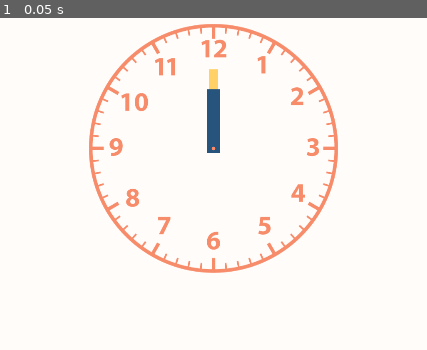
Above: before the commit, frame 1.
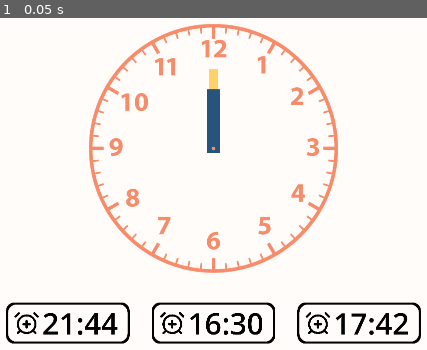
Above: after the commit, the same moment.

Repository: TheDedemon/Clockwise
Game: Godot game, scene res://nodes/screens/gameplay_screen.tscn
Two runs of this game, one before a commit and one after it. Both use one fixed random seed, a clock stepped at 60 frames per second and the inputs below.
Inputs:
- Up to frame 1 (0.05 s): no input

The runs differ from the first frame. In frame 1, 3.8% of the frame differs, in the area x 1-99%, y 85-99%.

Commit message:
add: goal, gameplay and fix clock

Diff:
--- /dev/null
+++ b/nodes/goal.tscn
@@ -0,0 +1,36 @@
+[gd_scene load_steps=5 format=3 uid="uid://cavro8vkhq0lt"]
+
+[ext_resource type="Texture2D" uid="uid://x130xrr1jjk1" path="res://arts/border.png" id="1_8qh2u"]
+[ext_resource type="Texture2D" uid="uid://dwkhd6vcgbp4l" path="res://arts/alarm-clock-check-white.png" id="2_81rjf"]
+[ext_resource type="Script" path="res://scripts/goal.gd" id="2_a7l7n"]
+[ext_resource type="Texture2D" uid="uid://de2g72hnbxsot" path="res://arts/alarm-clock-plus-white.png" id="3_3ibm7"]
+
+[node name="Goal" type="Sprite2D" node_paths=PackedStringArray("label", "normal_alarm_sprite", "completed_alarm_sprite")]
+modulate = Color(0, 0, 0, 1)
+scale = Vector2(0.33, 0.33)
+texture = ExtResource("1_8qh2u")
+script = ExtResource("2_a7l7n")
+label = NodePath("Label")
+normal_alarm_sprite = NodePath("Alarm-clock-plus-white")
+completed_alarm_sprite = NodePath("Alarm-clock-check-white")
+
+[node name="Alarm-clock-plus-white" type="Sprite2D" parent="."]
+position = Vector2(-300, 0)
+scale = Vector2(0.375, 0.375)
+texture = ExtResource("3_3ibm7")
+
+[node name="Alarm-clock-check-white" type="Sprite2D" parent="."]
+visible = false
+position = Vector2(-300, 0)
+scale = Vector2(0.375, 0.375)
+texture = ExtResource("2_81rjf")
+
+[node name="Label" type="Label" parent="."]
+offset_left = -206.0
+offset_top = -148.0
+offset_right = 385.0
+offset_bottom = 147.0
+theme_override_font_sizes/font_size = 216
+text = "00:00"
+horizontal_alignment = 1
+vertical_alignment = 1
--- a/nodes/screens/gameplay_screen.tscn
+++ b/nodes/screens/gameplay_screen.tscn
@@ -1,8 +1,25 @@
-[gd_scene load_steps=2 format=3 uid="uid://buh7e17tb8rir"]
+[gd_scene load_steps=4 format=3 uid="uid://buh7e17tb8rir"]
 
+[ext_resource type="Script" path="res://scripts/gameplay.gd" id="1_7atd7"]
 [ext_resource type="PackedScene" uid="uid://cquu2h68vku70" path="res://nodes/clock.tscn" id="1_f5b2k"]
+[ext_resource type="PackedScene" uid="uid://cavro8vkhq0lt" path="res://nodes/goal.tscn" id="3_fgw23"]
 
-[node name="GameplayScreen" type="Node2D"]
+[node name="GameplayScreen" type="Node2D" node_paths=PackedStringArray("hours_hand", "minutes_hand", "goals")]
+script = ExtResource("1_7atd7")
+hours_hand = NodePath("Clock/HoursHand")
+minutes_hand = NodePath("Clock/MinutesHand")
+goals = [NodePath("LeftGoal"), NodePath("MiddleGoal"), NodePath("RightGoal")]
 
 [node name="Clock" parent="." instance=ExtResource("1_f5b2k")]
 position = Vector2(960, 540)
+
+[node name="LeftGoal" parent="." instance=ExtResource("3_fgw23")]
+position = Vector2(610, 960)
+
+[node name="MiddleGoal" parent="." instance=ExtResource("3_fgw23")]
+position = Vector2(960, 960)
+
+[node name="RightGoal" parent="." instance=ExtResource("3_fgw23")]
+position = Vector2(1310, 960)
+
+[editable path="Clock"]
--- a/scripts/clock_hand.gd
+++ b/scripts/clock_hand.gd
@@ -1,3 +1,5 @@
+class_name ClockHand
+
 extends Marker2D
 
 @export var speed : float = 120
@@ -8,6 +10,10 @@
 func _process(delta: float) -> void:
 	if is_input_pressed:
 		rotation_degrees += speed * delta
+		if rotation_degrees < 0:
+			rotation_degrees += 360
+		elif  rotation_degrees > 360:
+			rotation_degrees -= 360
 
 func _input(event: InputEvent) -> void:
 	if event.is_action_pressed(input_name):
--- /dev/null
+++ b/scripts/gameplay.gd
@@ -0,0 +1,37 @@
+extends Node
+
+@export var angle_margin : float = 10
+@export var hours_hand : ClockHand = null
+@export var minutes_hand : ClockHand = null
+@export var goals : Array[Goal]
+
+func _input(event: InputEvent) -> void:
+	if event.is_action_pressed("Confirm"):
+		var player_is_correct : bool = false
+		var any_goals_left : bool = false
+		for goal in goals:
+			if !goal.is_completed:
+				if is_clock_correct(goal):
+					goal.set_completed()
+					player_is_correct = true
+				else:
+					any_goals_left = true
+
+		if !player_is_correct:
+			pass # ToDo make error
+
+func is_clock_correct(goal: Goal) -> bool:
+	#print("hours: clock %d = alarm %d" % [hours_hand.rotation_degrees, goal.hours_angle])
+	if !is_correct_angle(hours_hand.rotation_degrees, goal.hours_angle, angle_margin):
+		return false
+	#print("minutes: clock %d = alarm %d" % [minutes_hand.rotation_degrees, goal.minutes_angle])
+	if !is_correct_angle(minutes_hand.rotation_degrees, goal.minutes_angle, angle_margin):
+		return false
+	return true
+
+func is_correct_angle(first_angle: float, second_angle: float, margin: float) -> bool:
+	if first_angle < second_angle - margin:
+		return false
+	if first_angle > second_angle + margin:
+		return false
+	return true
--- /dev/null
+++ b/scripts/goal.gd
@@ -0,0 +1,31 @@
+class_name Goal
+
+extends Node2D
+
+@export var label : Label = null
+@export var normal_alarm_sprite : Sprite2D = null
+@export var completed_alarm_sprite : Sprite2D = null
+@export var completed_color : Color = Color.GREEN
+
+var is_completed : bool = false
+var hours : float = 0
+var minutes : float = 0
+var hours_angle : float = 0
+var minutes_angle : float = 0
+
+func _ready() -> void:
+	generate()
+	normal_alarm_sprite.visible = true
+	completed_alarm_sprite.visible = false
+
+func generate() -> void:
+	hours = randi_range(0, 23)
+	minutes = randi_range(0, 59)
+	hours_angle = (fmod(hours, 12) / 12) * 360
+	minutes_angle = (minutes / 60) * 360
+	label.text = "%d:%d" % [hours, minutes]
+
+func set_completed() -> void:
+	modulate = completed_color
+	normal_alarm_sprite.visible = false
+	completed_alarm_sprite.visible = true
Binary file added: arts/border.png
Not shown, added: arts/border.png.import
Not shown: 1 places in nodes/clock_hand.tscn that only renumber resources
